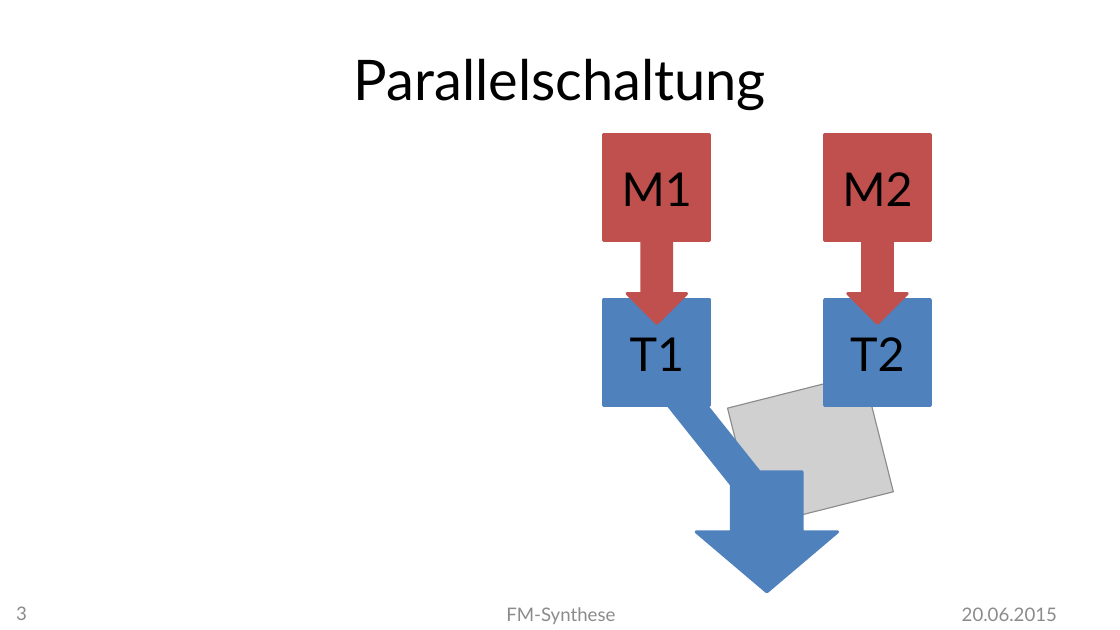
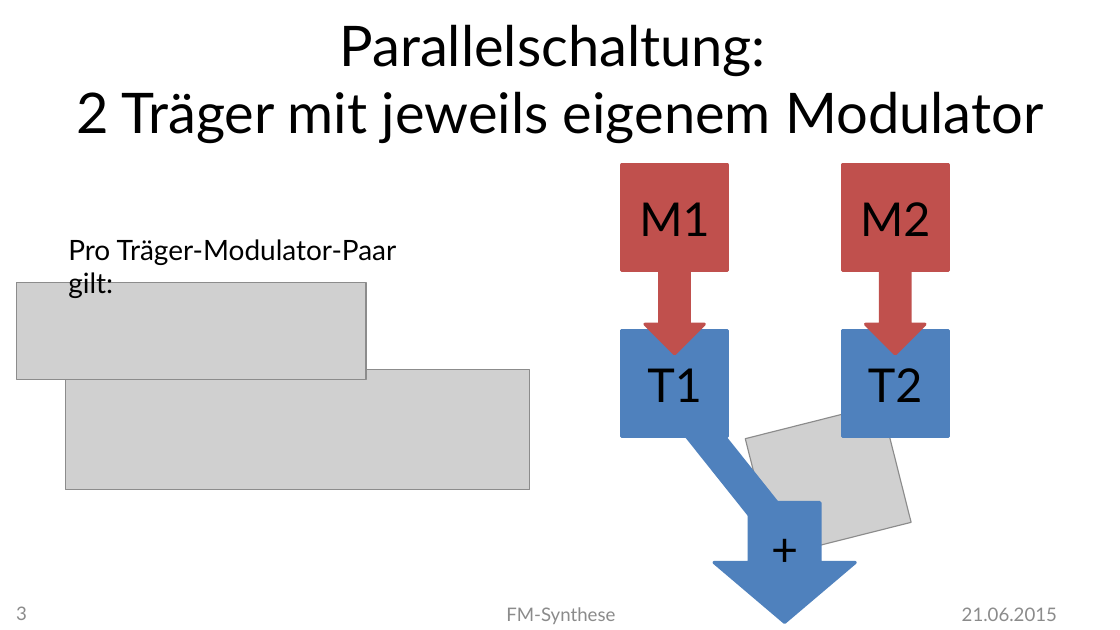
Before and after one commit to MBulli/VSeminar, a slide deck: slide 3 of Praesentation/FMSynthese-Matze.pptx. Drawn at 1120x630 pixels with LibreOffice and Linux fonts; fonts in the diff are those of the drawing; grey boxes stand for pictures; background and template pictures are left out. Boxes give left, top, right and bottom in pixels: in the first picture for what was removed or moved away, otherwise in the second. Text is boxed around its words. In the diff, an @@ line names an element or a change of style, - is before the commit and + after.

```diff
--- a/Praesentation/FMSynthese-Matze.pptx
+++ b/Praesentation/FMSynthese-Matze.pptx
@@ title at [76, 24, 1043, 143]: text changed @@
-Parallelschaltung
+Parallelschaltung:
+2 Träger mit jeweils eigenem Modulator
@@ text added at [68, 239, 397, 298], 18 pt, text #000000 @@
+Pro Träger-Modulator-Paar gilt:
@@ picture added at [16, 282, 365, 379] @@
@@ picture added at [65, 370, 529, 489] @@
@@ picture: place and size @@
-picture at [728, 373, 893, 526]
+picture at [745, 404, 911, 556]
@@ 4 rectangles, 4 down arrows: place and size @@
-4 rectangles, 4 down arrows at [604, 134, 930, 591]
+4 rectangles, 4 down arrows at [622, 165, 948, 623]
@@ text in down arrow at [715, 503, 856, 623]: text added @@
++
@@ text at [962, 607, 1057, 621]: text changed @@
-20.06.2015
+21.06.2015
```
Also in this commit, not shown: 10 other slides changed, 3 slides added, 1 other file.
